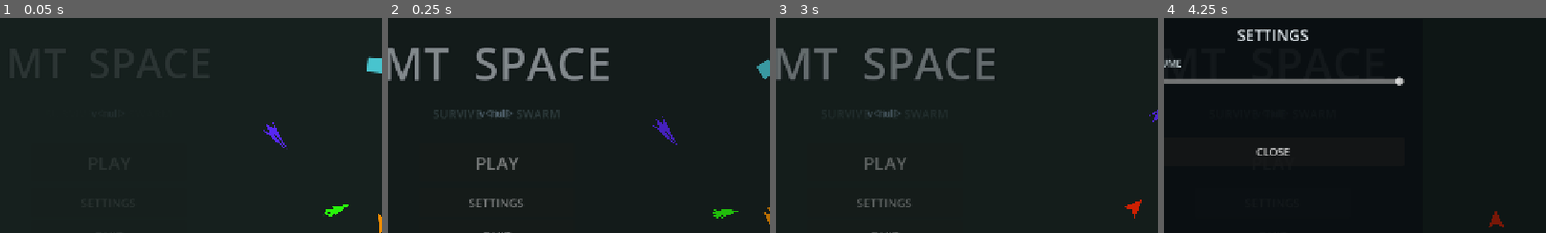
Above: before the commit, frames 1-4 (left to right).
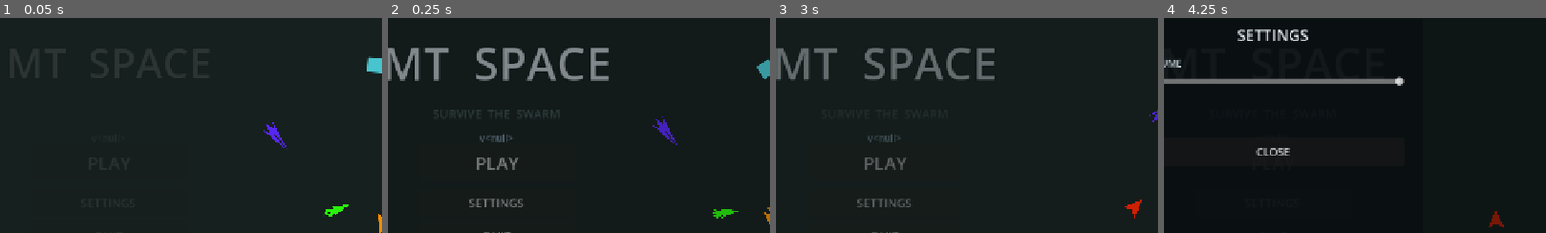
Above: after the commit, the same moments.

Repository: lmt1102011/MT-Space
Game: Godot game, scene res://scenes/menu.tscn
Two runs of this game, one before a commit and one after it. Both use one fixed random seed, a clock stepped at 60 frames per second and the inputs below.
Inputs (mouse positions are % of the whole screen's width and height, from its top left):
- Up to frame 1 (0.05 s): no input
- Up to frame 2 (0.25 s): no input
- Up to frame 3 (3 s): click "PLAY" at 0.5 s; click (50, 48) at 1.27 s; type "Alex" at 1.35 s; click "PLAY" at 2 s; click "BACK" at 2.75 s
- Up to frame 4 (4.25 s): click "SETTINGS" at 3.5 s
The pictures show only the part of the screen within x 36-86%, y 22-72%; the shares and areas given below are measured in that part.

The runs differ from the first frame. In frame 2, 0.3% of the frame differs, in the area x 24-33%, y 42-58%; in frame 3, 0.2%; in frame 4, less than 0.1%.

Commit message:
fix: version label no longer overlaps subtitle

Diff:
--- a/scenes/menu.tscn
+++ b/scenes/menu.tscn
@@ -120,9 +120,9 @@
 anchor_right = 0.5
 anchor_bottom = 0.5
 offset_left = -200.0
-offset_top = -60.0
+offset_top = -10.0
 offset_right = 200.0
-offset_bottom = -20.0
+offset_bottom = 10.0
 grow_horizontal = 2
 grow_vertical = 2
 theme_override_font_sizes/font_size = 16
